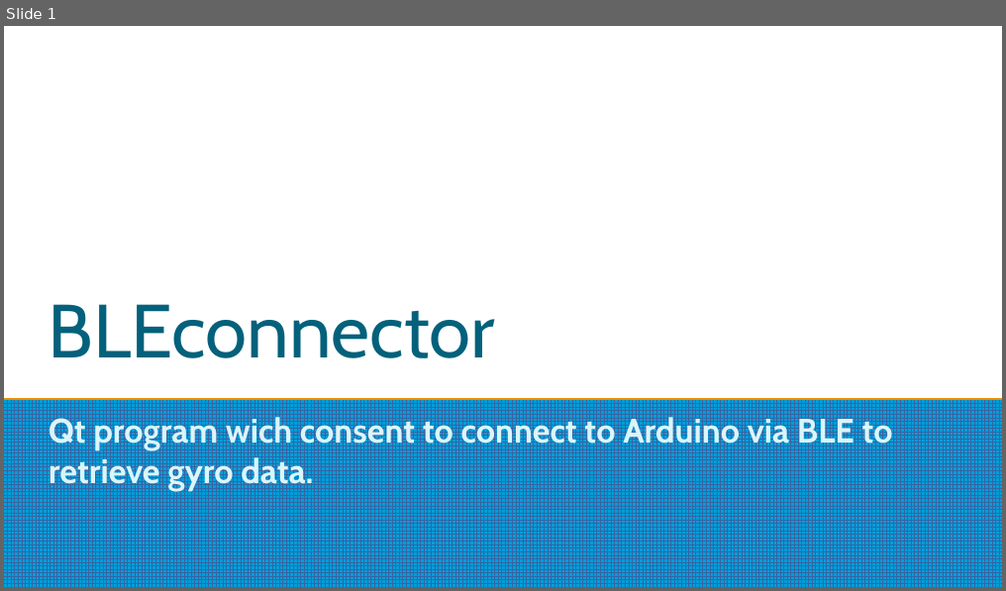
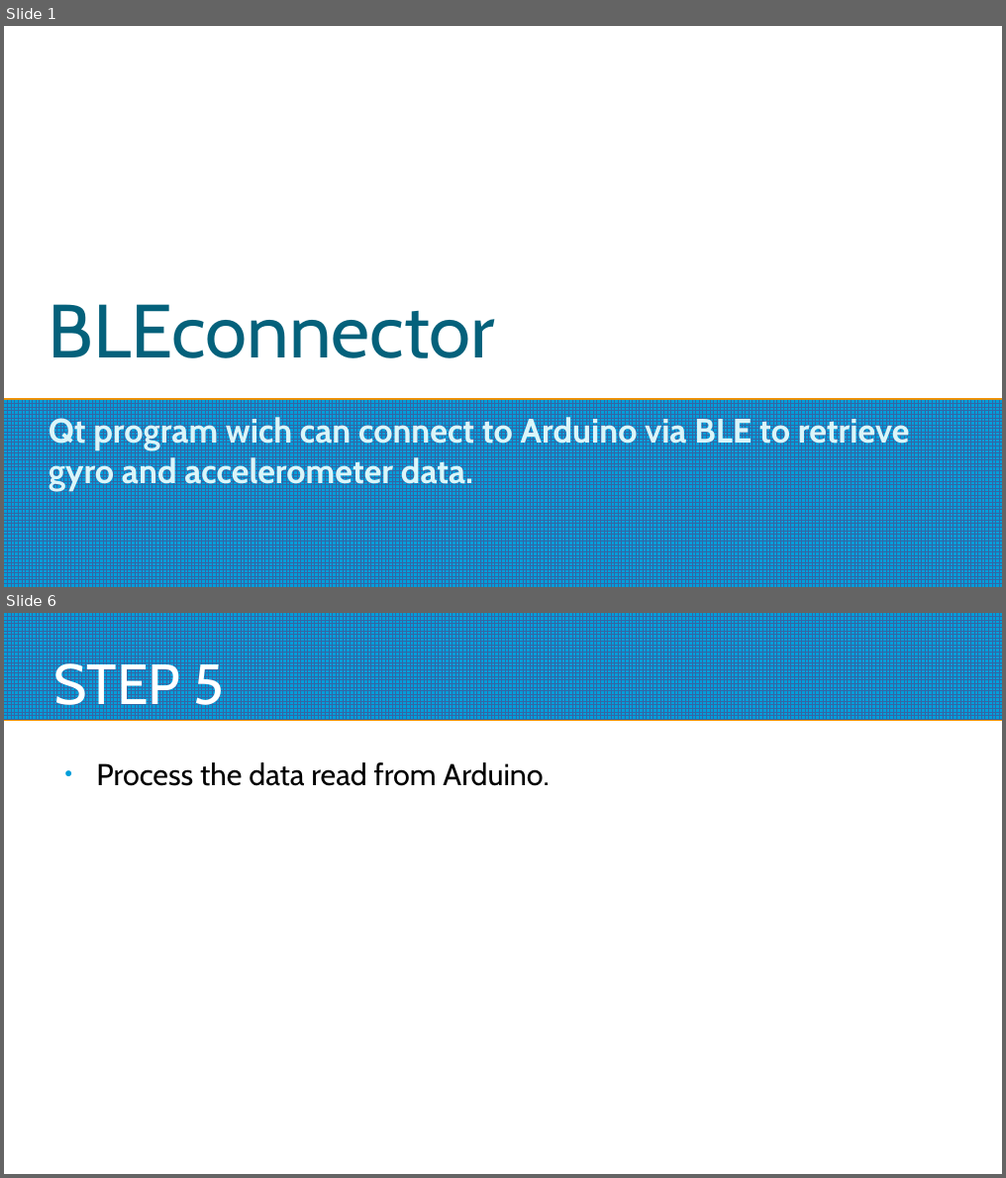
Before and after one commit to giogan98/daffodil, a slide deck: BLE/BLEconnector.odp. Shown one above the other, each under a label of ours: slide 1 before the commit, slides 1 and 6 after it; the slides between them are not shown. The pictures are 1006x591 and 1006x1178 pixels, drawn with LibreOffice and Linux fonts; fonts in the diff are those of the drawing. Boxes give left, top, right and bottom in pixels: in the first picture for what was removed or moved away, otherwise in the second. Text is boxed around its words. In the diff, an @@ line names an element or a change of style, - is before the commit and + after.

```diff
--- a/BLE/BLEconnector.odp
+++ b/BLE/BLEconnector.odp
@@ slide 6 added at box(4, 613, 1002, 1174), background #FFFFFF @@
@@ rectangle added at box(4, 613, 1002, 720), fill pattern #3465A4 on #009EDA @@
@@ title added at box(54, 656, 224, 716), 45 pt, text #FFFFFF @@
+STEP 5
@@ text added at box(96, 762, 548, 786), 24 pt, text #000000 @@
+● Process the data read from Arduino.
@@ slide 1 changed as well @@
@@ subtitle at box(49, 414, 910, 491): text changed @@
-Qt program wich consent to connect to Arduino via BLE to retrieve gyro data.
+Qt program wich can connect to Arduino via BLE to retrieve gyro and accelerometer data.
```
Also in this commit, not shown: 4 other slides changed, 1 other slide added.
